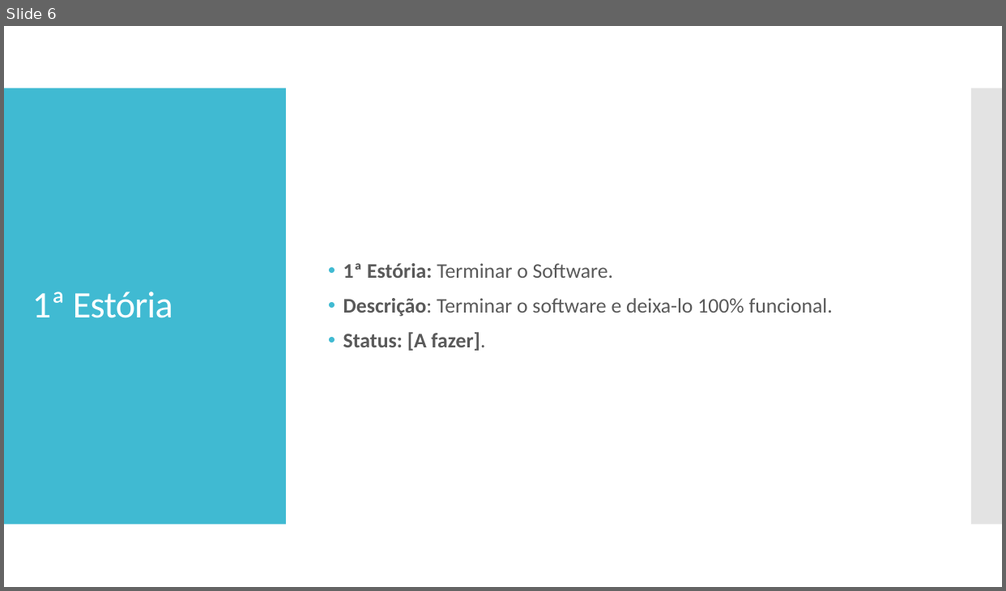
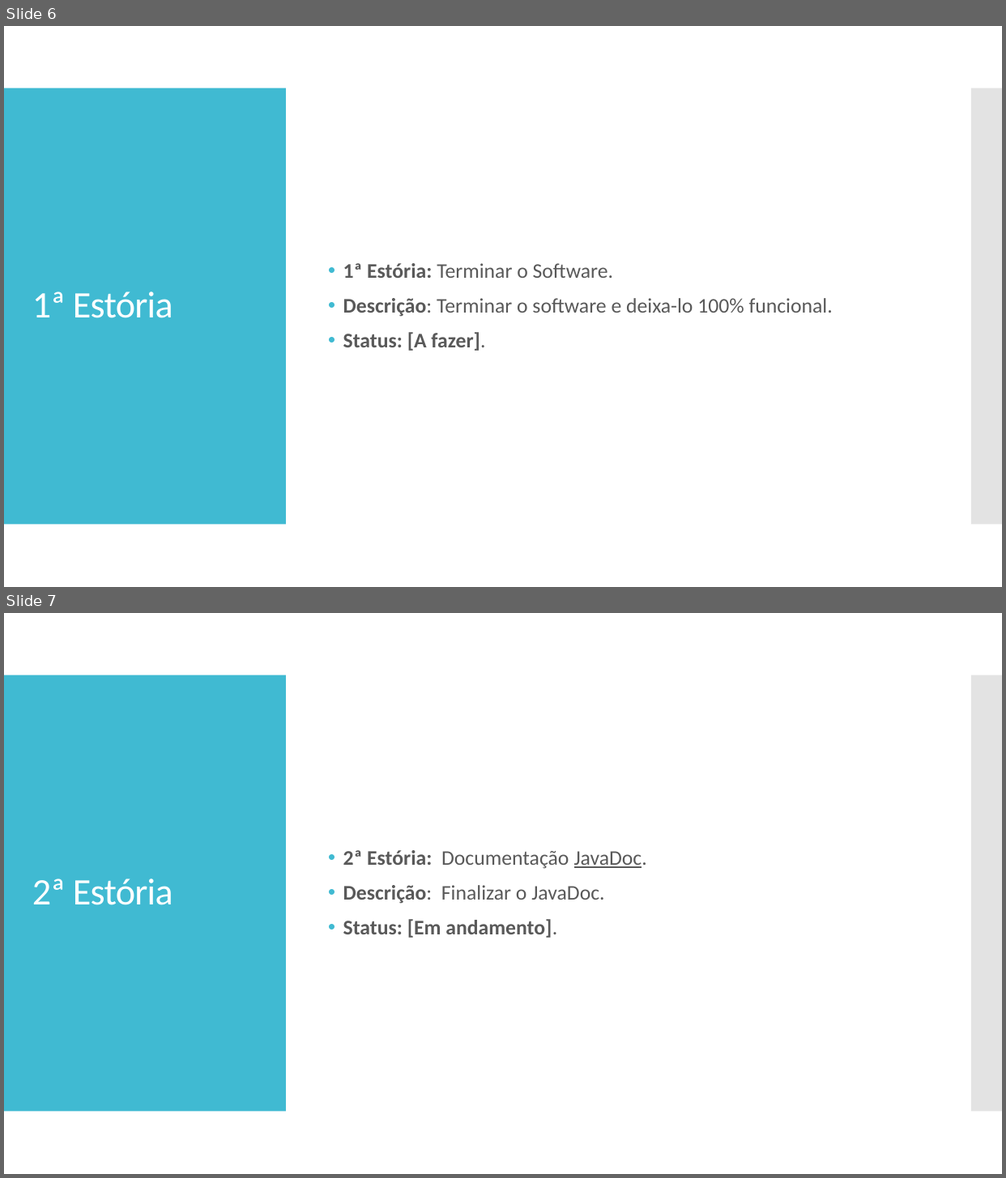
Before and after one commit to AlexandroGonSan/Projeto_final_POO_2018.2, a slide deck: Sprints/Sprint_010 da equipe.pptx. Shown one above the other, each under a label of ours: slide 6 before the commit, slides 6 and 7 after it. The pictures are 1006x591 and 1006x1178 pixels, drawn with LibreOffice and Linux fonts; fonts in the diff are those of the drawing. Boxes give left, top, right and bottom in pixels: in the first picture for what was removed or moved away, otherwise in the second. Text is boxed around its words. In the diff, an @@ line names an element or a change of style, - is before the commit and + after.

```diff
--- a/Sprints/Sprint_010 da equipe.pptx
+++ b/Sprints/Sprint_010 da equipe.pptx
@@ slide 7 added at (4, 613, 1002, 1174), background #FFFFFF; not listed: 2 template elements that a slide beside it also shows @@
@@ text added at (343, 850, 647, 938), 20 pt, text #595959 @@
+• 2ª Estória: Documentação JavaDoc.
+• Descrição: Finalizar o JavaDoc.
+• Status: [Em andamento].
@@ title added at (32, 879, 173, 905), 36 pt, text #FFFFFF @@
+2ª Estória
```
